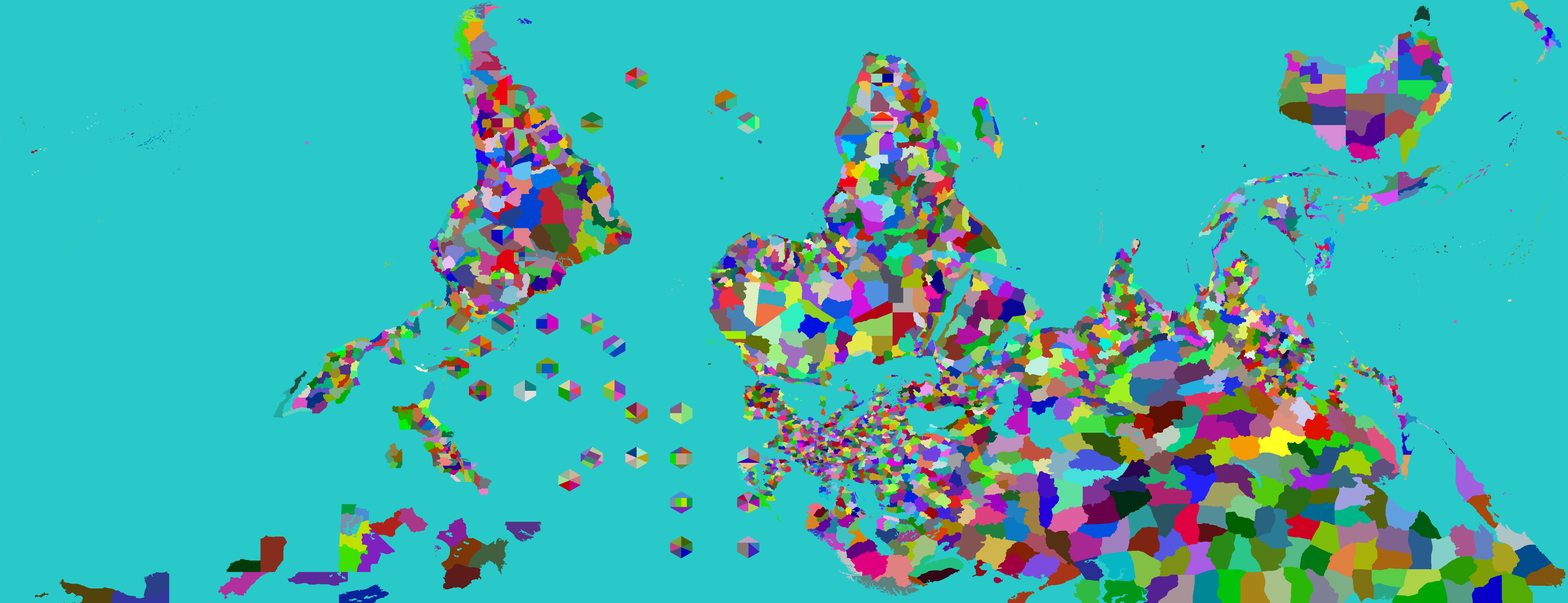
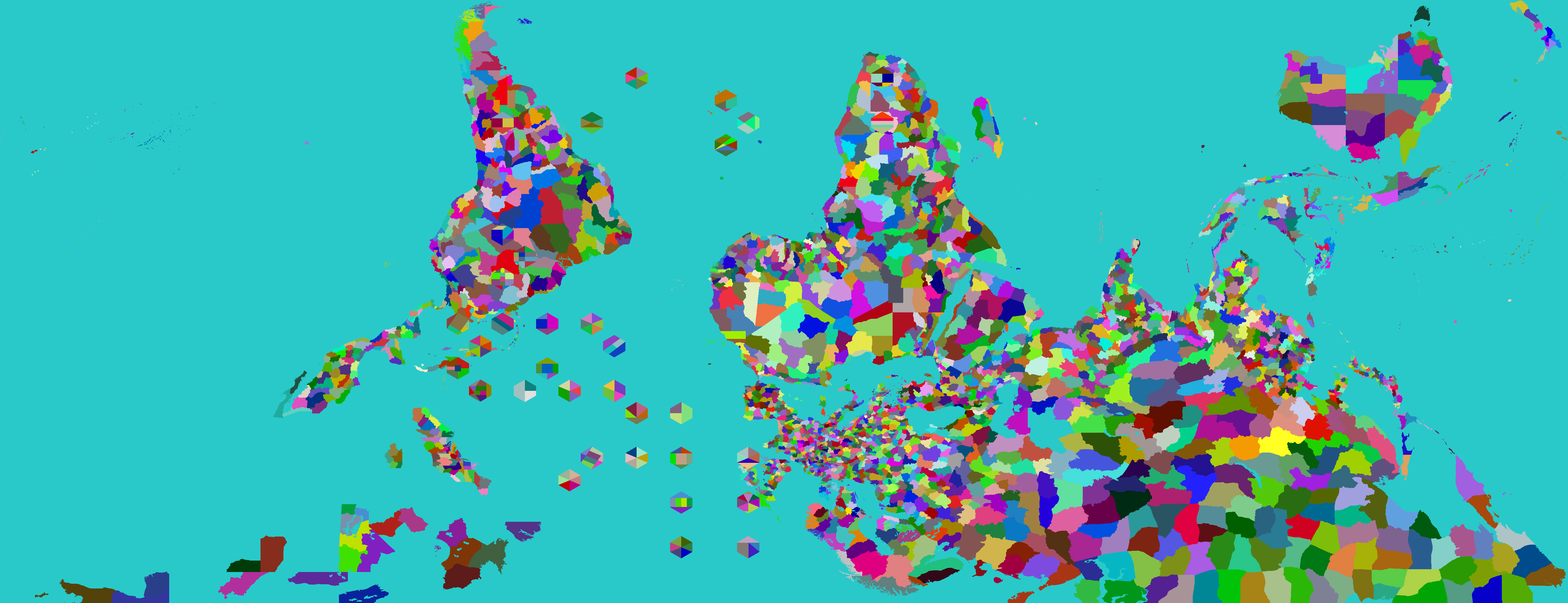
The second w=1568, h=603 image is a revision of the first. Changes to its layers:
painted on "Provinces" over (392, 134, 738, 430)
